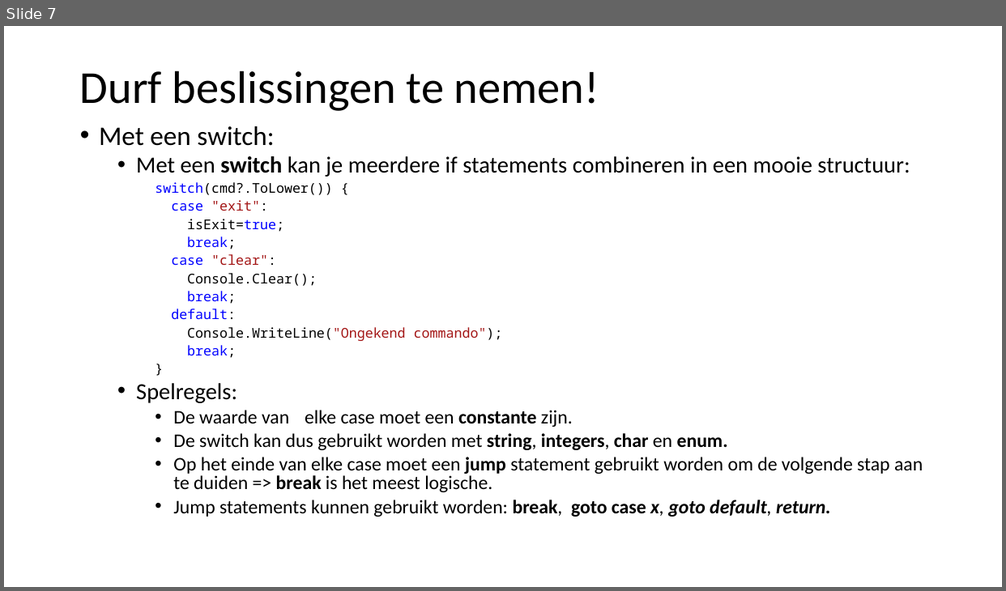
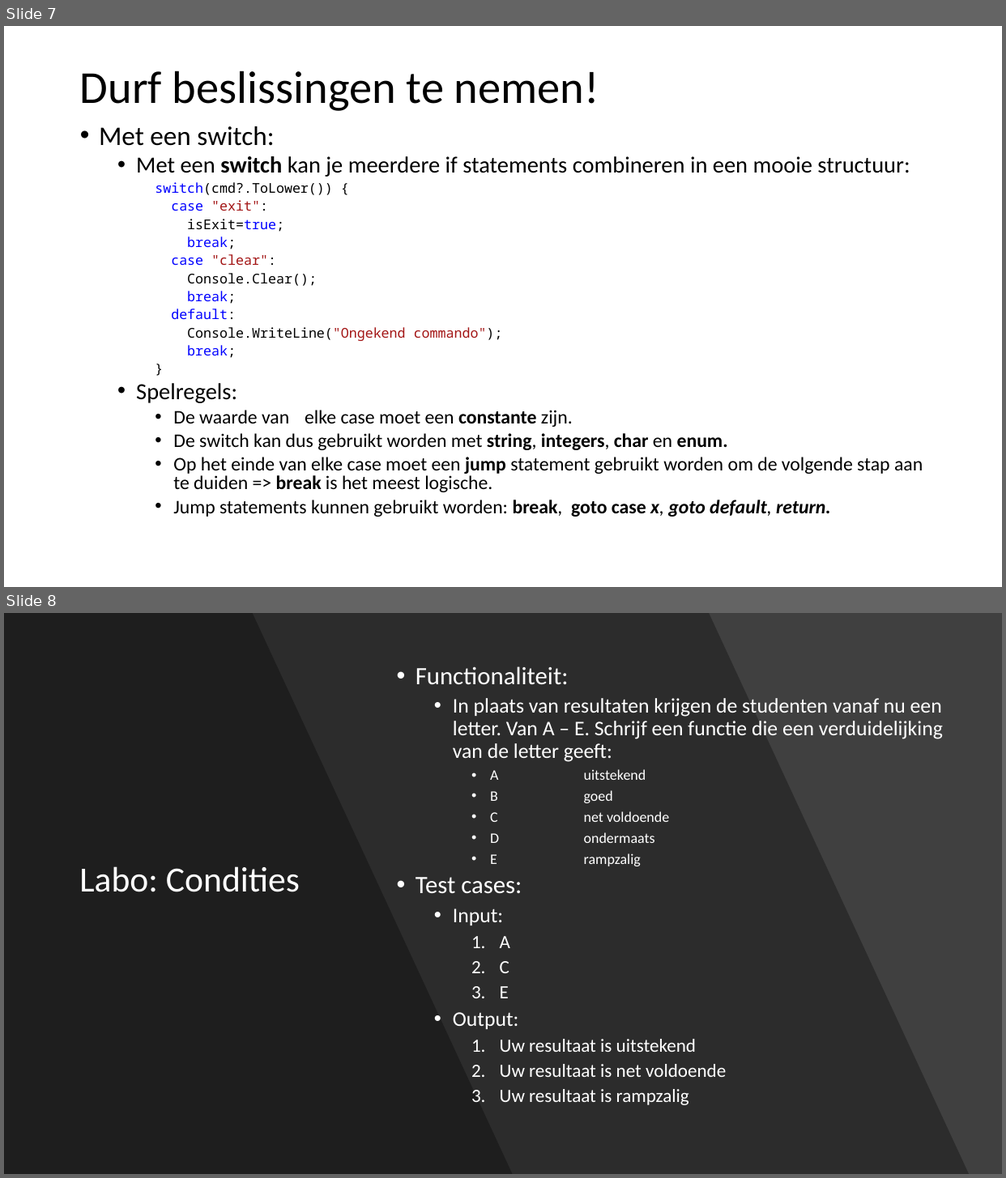
Before and after one commit to filipgeens/Syntra2020, a slide deck: Cursus/BasisCSharp-Coderen.pptx. Shown one above the other, each under a label of ours: slide 7 before the commit, slides 7 and 8 after it. The pictures are 1006x591 and 1006x1178 pixels, drawn with LibreOffice and Linux fonts; fonts in the diff are those of the drawing. Boxes give left, top, right and bottom in pixels: in the first picture for what was removed or moved away, otherwise in the second. Text is boxed around its words. In the diff, an @@ line names an element or a change of style, - is before the commit and + after.

```diff
--- a/Cursus/BasisCSharp-Coderen.pptx
+++ b/Cursus/BasisCSharp-Coderen.pptx
@@ slide 8 added at [4, 613, 1002, 1174], background #404040 @@
@@ freeform shape added at [4, 613, 969, 1174], fill #000000 at 30% opacity @@
@@ freeform shape added at [4, 613, 513, 1174], fill #000000 at 30% opacity @@
@@ text added at [415, 666, 943, 1105], 20 pt, text #FFFFFF @@
+  • Functionaliteit:
+    • In plaats van resultaten krijgen de studenten vanaf nu een letter. Van A – E. Schrijf een functie die een verduidelijking van de letter geeft:
+      • A uitstekend
+      • B goed
+      • C net voldoende
+      • D ondermaats
+      • E rampzalig
+  • Test cases:
+    • Input:
+      1. A
+      2. C
+      3. E
+    • Output:
+      1. Uw resultaat is uitstekend
+      2. Uw resultaat is net voldoende
+      3. Uw resultaat is rampzalig
@@ title added at [79, 867, 300, 892], 34 pt, text #FFFFFF @@
+Labo: Condities
```
Also in this commit, not shown: 1 slide changed, 2 other slides added.
